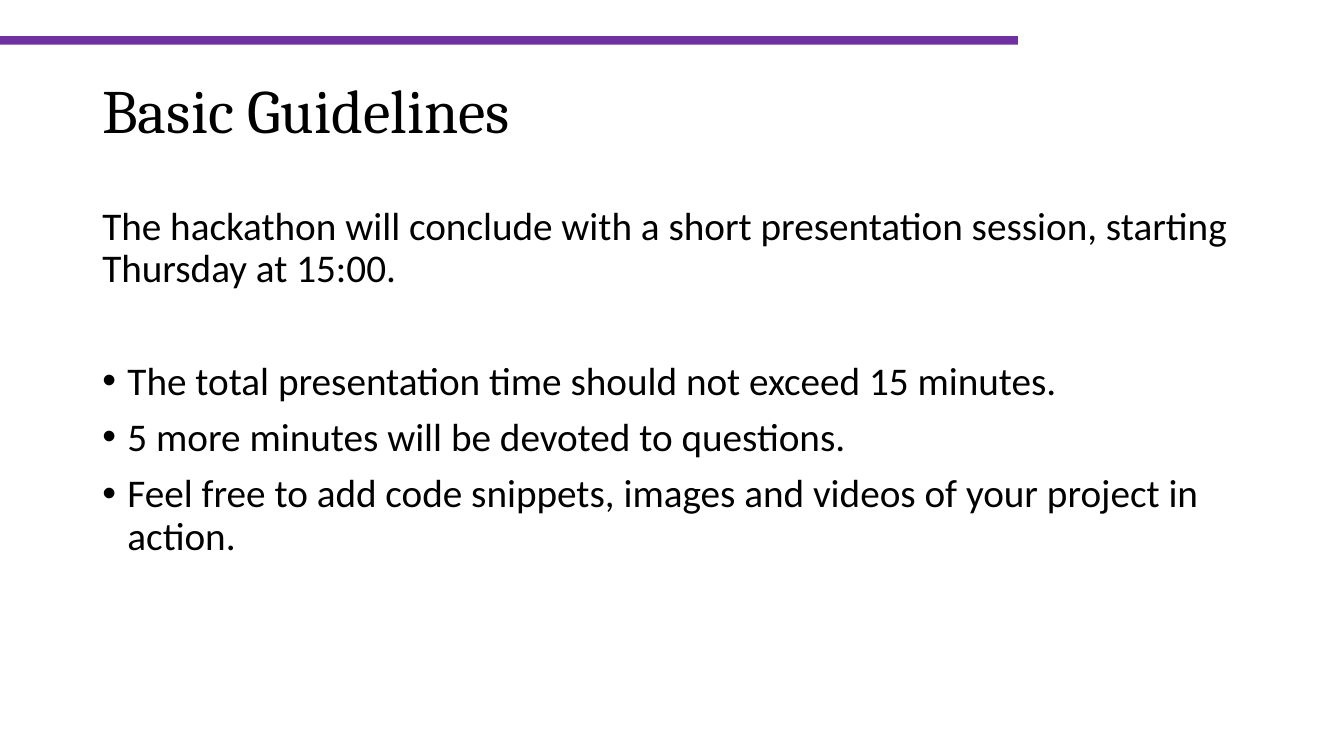
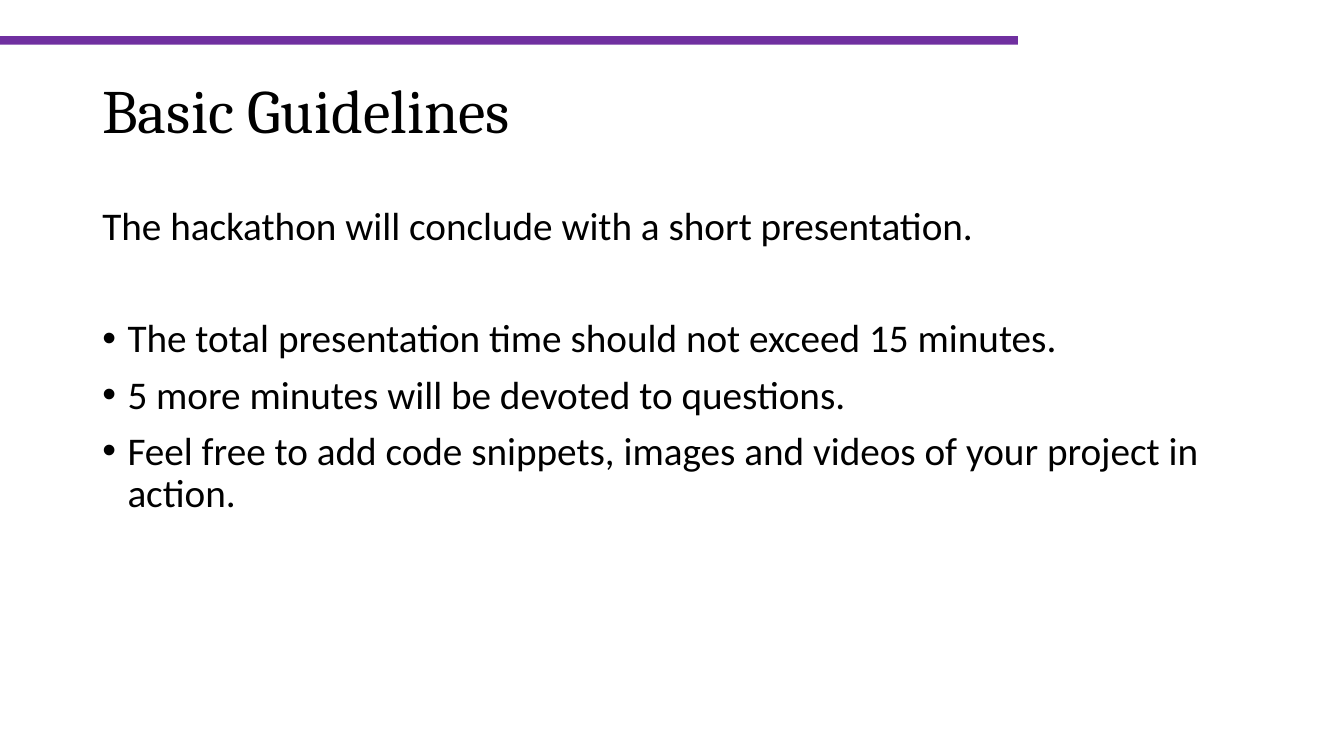
Before and after one commit to sagol-python-for-neuroscientists/textbook-public, a slide deck: slide 8 of resources/production_grade_software.pptx. Drawn at 1344x756 pixels with LibreOffice and Linux fonts; fonts in the diff are those of the drawing; background and template pictures are left out. Boxes give left, top, right and bottom in pixels: in the first picture for what was removed or moved away, otherwise in the second. Text is boxed around its words. In the diff, an @@ line names an element or a change of style, - is before the commit and + after.

Commit message:
Hackathon presentation changes

```diff
--- a/resources/production_grade_software.pptx
+++ b/resources/production_grade_software.pptx
@@ text at (x1=102, y1=212, x2=973, y2=247): text changed @@
-The hackathon will conclude with a short presentation session, starting Thursday at 15:00.
+The hackathon will conclude with a short presentation.
```
Also in this commit, not shown: 2 other slides changed, 1 other file.
